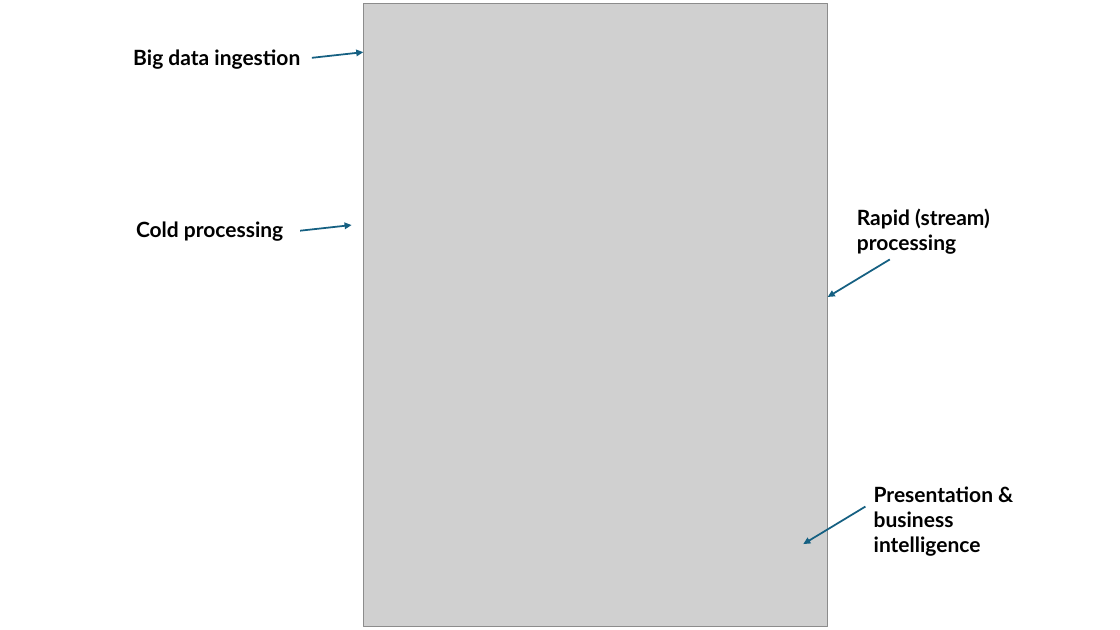
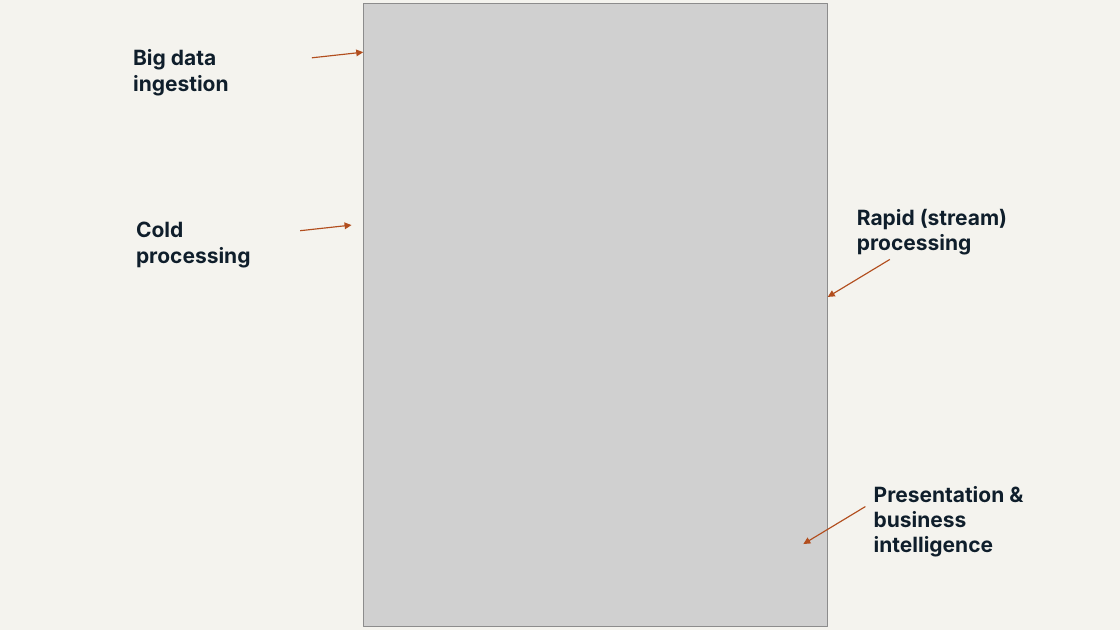
Before and after one commit to maelstromdat/MediTechBigData, a slide deck: slide 63 of 8. the EU PENTION PRoject.pptx (slide 18 before the commit). Drawn at 1120x630 pixels with LibreOffice and Linux fonts; fonts in the diff are those of the drawing; grey boxes stand for pictures. Boxes give left, top, right and bottom in pixels: in the first picture for what was removed or moved away, otherwise in the second. Text is boxed around its words. In the diff, an @@ line names an element or a change of style, - is before the commit and + after.

```diff
--- a/8. the EU PENTION PRoject.pptx
+++ b/8. the EU PENTION PRoject.pptx
@@ background #FFFFFF to #F4F3EE @@
@@ arrow (312, 58) - (363, 52): stroke #156082 1.5 pt to #B24E1E 1 pt @@
@@ arrow (300, 231) - (351, 225): stroke #156082 1.5 pt to #B24E1E 1 pt @@
@@ arrow (890, 260) - (828, 297): stroke #156082 1.5 pt to #B24E1E 1 pt @@
@@ font Lato to Inter, text colour #000000 to #0F1E2B in 4 elements at [133, 49, 229, 96], [136, 221, 250, 268], [857, 208, 1007, 255], [874, 486, 1005, 557] @@
@@ arrow (865, 507) - (803, 544): stroke #156082 1.5 pt to #B24E1E 1 pt @@
```
Also in this commit, not shown: 12 other slides changed, 55 slides added, 8 slides removed.
